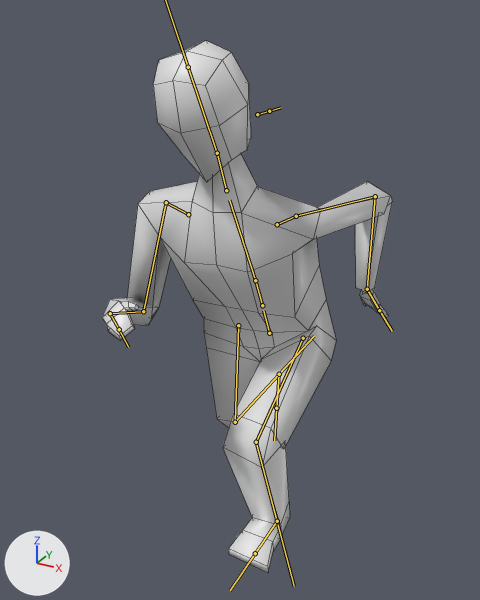
Renders of the FBX model blender/model.fbx from each side of a commit.
Before and after are seen from a camera (50 mm lens) standing at (5.24, -10.88, 9.52) and looking at (-0.22, -0.96, 4.56). Every picture has the same lights, and +X, +Y and +Z are marked at lower left. Both versions are drawn at frame 3 of the action 'Armature|Humanoid.Run'; the numbers are the values there. The bones that bend it are drawn over the model as lines. Mesh edges are drawn as thin lines.
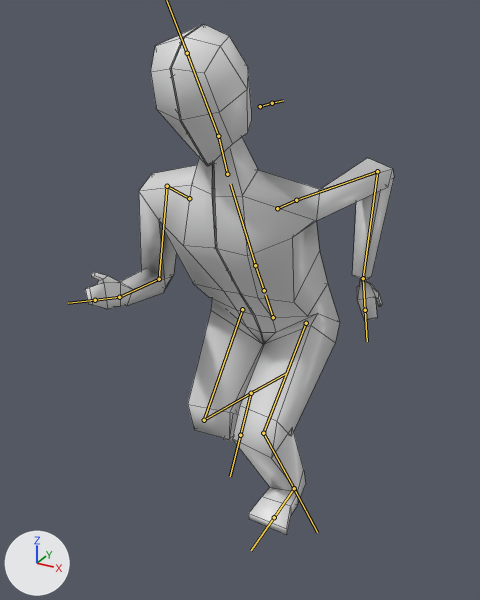
Boxes [x1, y1, x2, y2] around the edits, measured in the pictures (480 x 600 px):
'Cube', posed (7% wider): before [102, 41, 392, 572]; after [85, 24, 394, 535]
bone 'Hip', root to tip: before (269, 333) to (263, 310); after (273, 317) to (265, 295)
bone 'L.UpperLeg', root to tip: before (303, 338) to (256, 442); after (306, 323) to (263, 433)
bone 'L.LowerLeg', root to tip: before (256, 442) to (277, 521); after (263, 433) to (294, 488)
bone 'Chest', root to tip: before (255, 280) to (229, 200); after (255, 265) to (230, 184)
bone 'L.Biceps', root to tip: before (296, 216) to (375, 196); after (296, 200) to (377, 171)
bone 'L.LowerArm', root to tip: before (375, 196) to (367, 289); after (377, 171) to (363, 278)
bone 'L.Arm', root to tip: before (367, 289) to (379, 310); after (363, 278) to (365, 310)
bone 'Head', root to tip: before (217, 153) to (188, 67); after (218, 136) to (187, 53)
bone 'R.Biceps', root to tip: before (166, 202) to (143, 311); after (167, 186) to (159, 279)
bone 'R.LowerArm', root to tip: before (143, 311) to (110, 313); after (159, 279) to (119, 297)
bone 'R.Arm', root to tip: before (110, 313) to (119, 329); after (119, 297) to (95, 300)
bone 'R.UpperLeg', root to tip: before (238, 325) to (235, 422); after (242, 309) to (204, 420)
bone 'R.LowerLeg', root to tip: before (235, 422) to (279, 374); after (204, 420) to (251, 393)
bone 'L.Heel.IK', root to tip: before (277, 521) to (277, 521); after (294, 488) to (294, 488)
bone 'R.Heel.IK', root to tip: before (279, 374) to (279, 374); after (251, 393) to (251, 393)

What changed in the scene script:
```text
Change bone_rig_object:
    where bone_rig_object = bpy.data.objects['Armature']  # the whole rig 'Armature'
    bone_rig_object.location: (0.02, -0.19, -6.18) -> (0.0, 0.0, -6.0)
Change bone_hip:
    where bone_hip = bpy.data.objects['Armature'].pose.bones['Hip']
    bone_hip.location: (0.0, 10.77, 0.0) -> (0.0, 10.85, 0.0)
    bone_hip.rotation_quaternion: (0.963, 0.263, 0.05, -0.022) -> (0.959, 0.281, 0.026, -0.013)  # degrees (30, 6, -1) -> degrees (33, 3, -1)
Change bone_l_upperleg:
    where bone_l_upperleg = bpy.data.objects['Armature'].pose.bones['L.UpperLeg']  # child of 'Hip'
    bone_l_upperleg.rotation_quaternion: (0.733, 0.664, 0.046, -0.14) -> (0.772, 0.621, 0.028, -0.131)  # degrees (83, 15, -9) -> degrees (77, 12, -10)
Change bone_l_lowerleg:
    where bone_l_lowerleg = bpy.data.objects['Armature'].pose.bones['L.LowerLeg']  # child of 'L.UpperLeg'
    bone_l_lowerleg.rotation_quaternion: (0.832, -0.392, 0.0, -0.392) -> (0.807, -0.417, 0.0, -0.418)  # degrees (-43, -18, -43) -> degrees (-46, -20, -46)
Change bone_chest:
    where bone_chest = bpy.data.objects['Armature'].pose.bones['Chest']  # child of 'Waist'
    bone_chest.rotation_quaternion: (0.998, -0.033, -0.026, 0.044) -> (0.998, -0.051, -0.01, 0.026)  # degrees (-4, -3, 5) -> degrees (-6, -1, 3)
Change bone_l_biceps:
    where bone_l_biceps = bpy.data.objects['Armature'].pose.bones['L.Biceps']  # child of 'L.Shoulder'
    bone_l_biceps.rotation_quaternion: (0.65, -0.569, 0.449, 0.227) -> (0.663, -0.537, 0.432, 0.292)  # degrees (-95, 57, -24) -> degrees (-84, 62, -10)
Change bone_l_lowerarm:
    where bone_l_lowerarm = bpy.data.objects['Armature'].pose.bones['L.LowerArm']  # child of 'L.Biceps'
    bone_l_lowerarm.rotation_quaternion: (0.792, 0.055, 0.0, -0.608) -> (0.668, 0.068, 0.0, -0.741)  # degrees (5, 4, -75) -> degrees (5, 6, -96)
Change bone_l_arm:
    where bone_l_arm = bpy.data.objects['Armature'].pose.bones['L.Arm']  # child of 'L.LowerArm'
    bone_l_arm.rotation_quaternion: (0.559, 0.249, 0.79, 0.039) -> (-0.219, 0.102, 0.97, 0.033)  # degrees (-43, 120, -60) -> degrees (-1, -154, -12)
Change bone_head:
    where bone_head = bpy.data.objects['Armature'].pose.bones['Head']  # child of 'Neck'
    bone_head.rotation_quaternion: (0.983, 0.181, 0.006, 0.007) -> (0.976, 0.217, 0.004, 0.004)  # degrees (21, 1, 1) -> degrees (25, 0, 1)
Change bone_r_biceps:
    where bone_r_biceps = bpy.data.objects['Armature'].pose.bones['R.Biceps']  # child of 'R.Shoulder'
    bone_r_biceps.rotation_quaternion: (0.827, -0.523, 0.061, 0.2) -> (0.834, -0.544, -0.003, 0.095)  # degrees (-62, 18, 16) -> degrees (-66, 6, 9)
Change bone_r_lowerarm:
    where bone_r_lowerarm = bpy.data.objects['Armature'].pose.bones['R.LowerArm']  # child of 'R.Biceps'
    bone_r_lowerarm.rotation_quaternion: (0.486, 0.079, 0.0, 0.87) -> (0.466, 0.08, 0.0, 0.881)  # degrees (4, -8, 121) -> degrees (4, -8, 124)
Change bone_r_arm:
    where bone_r_arm = bpy.data.objects['Armature'].pose.bones['R.Arm']  # child of 'R.LowerArm'
    bone_r_arm.rotation_quaternion: (0.919, -0.007, -0.236, -0.316) -> (0.933, -0.039, 0.326, 0.15)  # degrees (9, -26, -40) -> degrees (2, 38, 19)
Change bone_r_upperleg:
    where bone_r_upperleg = bpy.data.objects['Armature'].pose.bones['R.UpperLeg']  # child of 'Hip'
    bone_r_upperleg.rotation_quaternion: (0.975, 0.194, 0.024, 0.106) -> (0.831, 0.542, 0.018, 0.127)  # degrees (23, 0, 13) -> degrees (65, -6, 13)
Change bone_r_lowerleg:
    where bone_r_lowerleg = bpy.data.objects['Armature'].pose.bones['R.LowerLeg']  # child of 'R.UpperLeg'
    bone_r_lowerleg.rotation_quaternion: (0.759, -0.46, 0.0, 0.461) -> (0.6, -0.565, 0.0, 0.566)  # degrees (-50, 25, 51) -> degrees (-62, 40, 62)
Change bone_l_heel_ik:
    where bone_l_heel_ik = bpy.data.objects['Armature'].pose.bones['L.Heel.IK']
    bone_l_heel_ik.location: (0.5, -1.2, -12.01) -> (0.51, -0.54, -12.01)
Change bone_r_heel_ik:
    where bone_r_heel_ik = bpy.data.objects['Armature'].pose.bones['R.Heel.IK']
    bone_r_heel_ik.location: (-0.56, 2.38, -13.06) -> (-0.55, 0.78, -13.09)
    bone_r_heel_ik.rotation_quaternion: (-0.716, 0.692, 0.012, 0.085) -> (0.866, -0.491, 0.002, -0.095)  # degrees (-88, -8, -6) -> degrees (-59, -5, -10)
```
